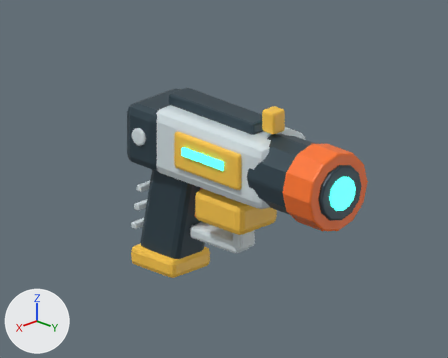
What one commit did to the Blender file test_app/blender/training_blaster.blend.
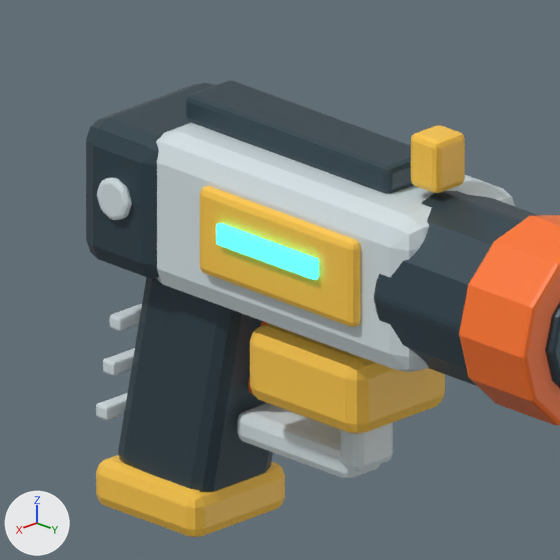
Each version appears first from the file's camera 'Blaster preview', and next in a close-up on the part from 20% to 72% of the width and 15% to 80% of the height. The lights are fixed; the arrows at lower left show +X, +Y and +Z. The older version's two pictures come first.

The scene before the commit, as lines of its bpy script (objects in view):
```python
me_cube_005 = bpy.data.meshes.new('Cube.005')
me_cube_005.from_pydata(...)  # 56 vertices, 54 faces; spans x -0.1..0.1, y -0.12..0.12, z -0.06..0.06
me_cube_005.materials.append(mat_blaster___training_yellow)  # yellow #ffca4b
me_cube_009 = bpy.data.meshes.new('Cube.009')
me_cube_009.from_pydata(...)  # 56 vertices, 54 faces; spans x -0.05..0.05, y -0.215..0.215, z -0.023..0.023
me_cube_009.materials.append(mat_blaster___graphite)  # dark blue #354852
me_cube_010 = bpy.data.meshes.new('Cube.010')
me_cube_010.from_pydata(...)  # 56 vertices, 54 faces; spans x -0.0325..0.0325, y -0.03..0.03, z -0.0425..0.0425
me_cube_010.materials.append(mat_blaster___training_yellow)  # yellow #ffca4b
ob_05_power_cell = bpy.data.objects.new('05 Power cell', me_cube_005)
ob_05_power_cell.location = (0.0, 0.21, -0.11)
ob_13_top_rail = bpy.data.objects.new('13 Top rail', me_cube_009)
ob_13_top_rail.location = (0.0, 0.13, 0.235)
ob_14_front_sight = bpy.data.objects.new('14 Front sight', me_cube_010)
ob_14_front_sight.location = (0.0, 0.4, 0.275)
# also in view: '16 Side panel 1' at (0.13, 0.2, 0.1); '10 Orange muzzle' at (0.0, 0.66, 0.09); '04 Grip heel' at (0.0, -0.12, -0.39); '11 Muzzle inset' at (0.0, 0.735, 0.09); '03 Grip' at (0.0, -0.08, -0.19)
```
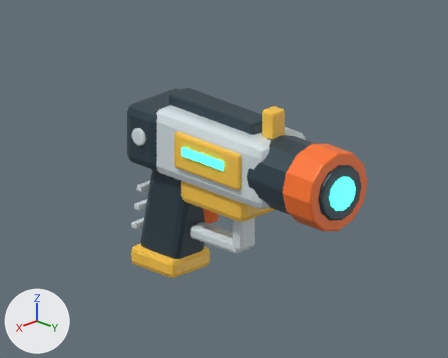
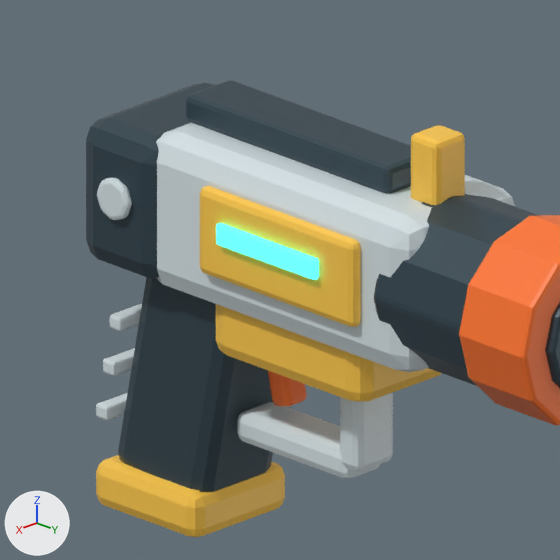
What the commit changed:
me_cube_005 is used by ob_05_power_cell; location (0.0, 0.21, -0.11).
me_cube_005 had 56 vertices, 54 faces and spanned x -0.1..0.1, y -0.12..0.12, z -0.06..0.06.
me_cube_005 now has 56 vertices, 54 faces and spans x -0.1..0.1, y -0.194..0.13, z -0.008..0.112.
me_cube_005 part 1: the whole mesh is scaled about its middle by (1, 1.35, 1), then moved by (0.0, -0.032, 0.052).
me_cube_010 is used by ob_14_front_sight; location (0.0, 0.4, 0.275).
me_cube_010 had 56 vertices, 54 faces and spanned x -0.0325..0.0325, y -0.03..0.03, z -0.0425..0.0425.
me_cube_010 now has 56 vertices, 54 faces and spans x -0.0325..0.0325, y -0.03..0.03, z -0.0707..0.0425.
me_cube_010 part 2: all 28 vertices in x -0.0325..0.0325, y -0.03..0.03, z -0.0425..-0.0325 are moved by (0.0, 0.0, -0.0282).

Location of each change, [x1, y1, x2, y2] in pixels of the close-ups (560 x 560 px; the box of a moved part takes in the faces that stretch with it):
'05 Power cell', moved, rescaled
    before: [250, 324, 445, 434]
    after: [216, 304, 441, 402]
'14 Front sight', reshaped (17% taller)
    before: [411, 125, 465, 193]
    after: [411, 125, 465, 205]
part 2 of me_cube_010, moved or reshaped
    before: [411, 178, 465, 193]
    after: [411, 178, 465, 205]
